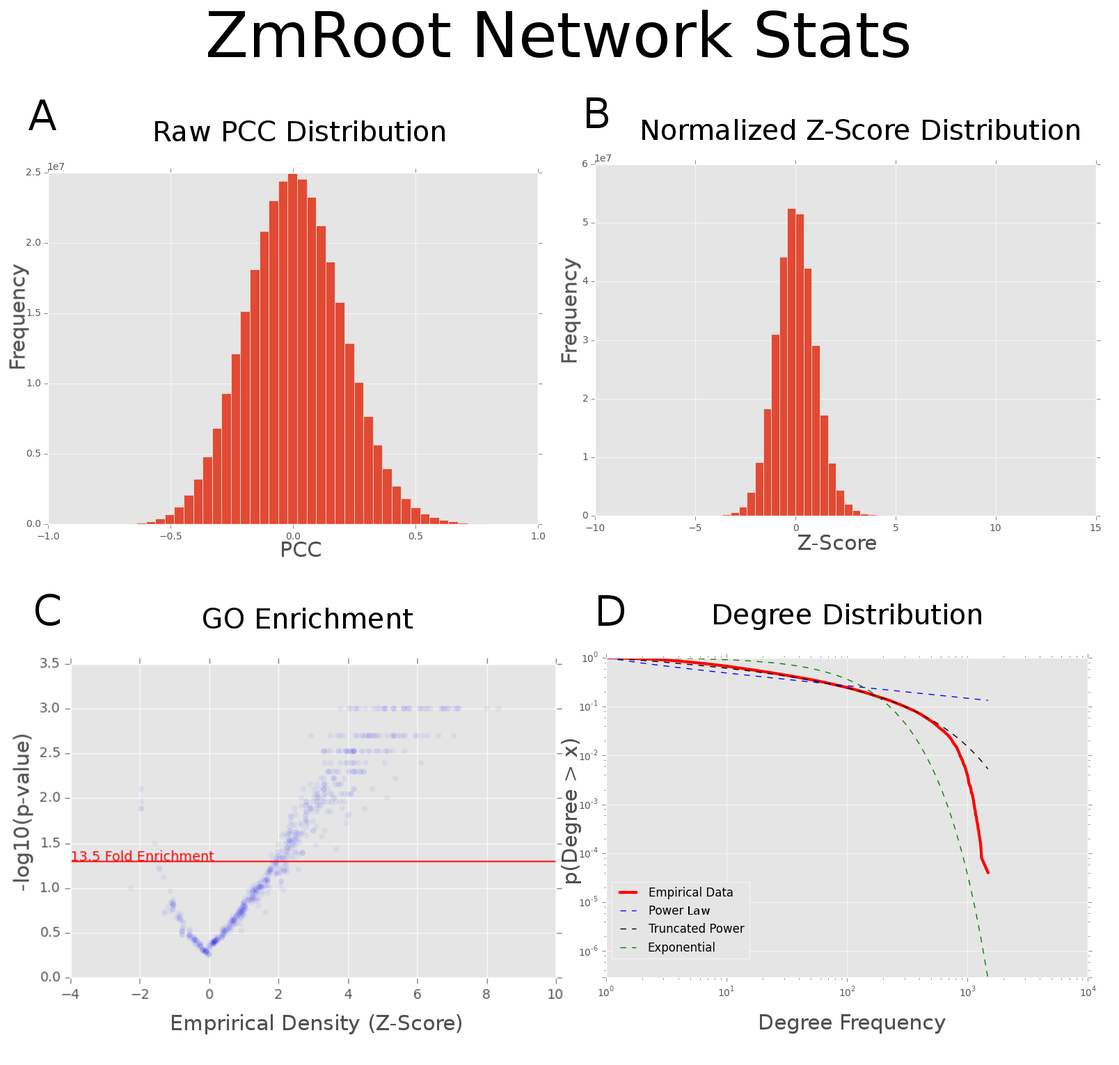
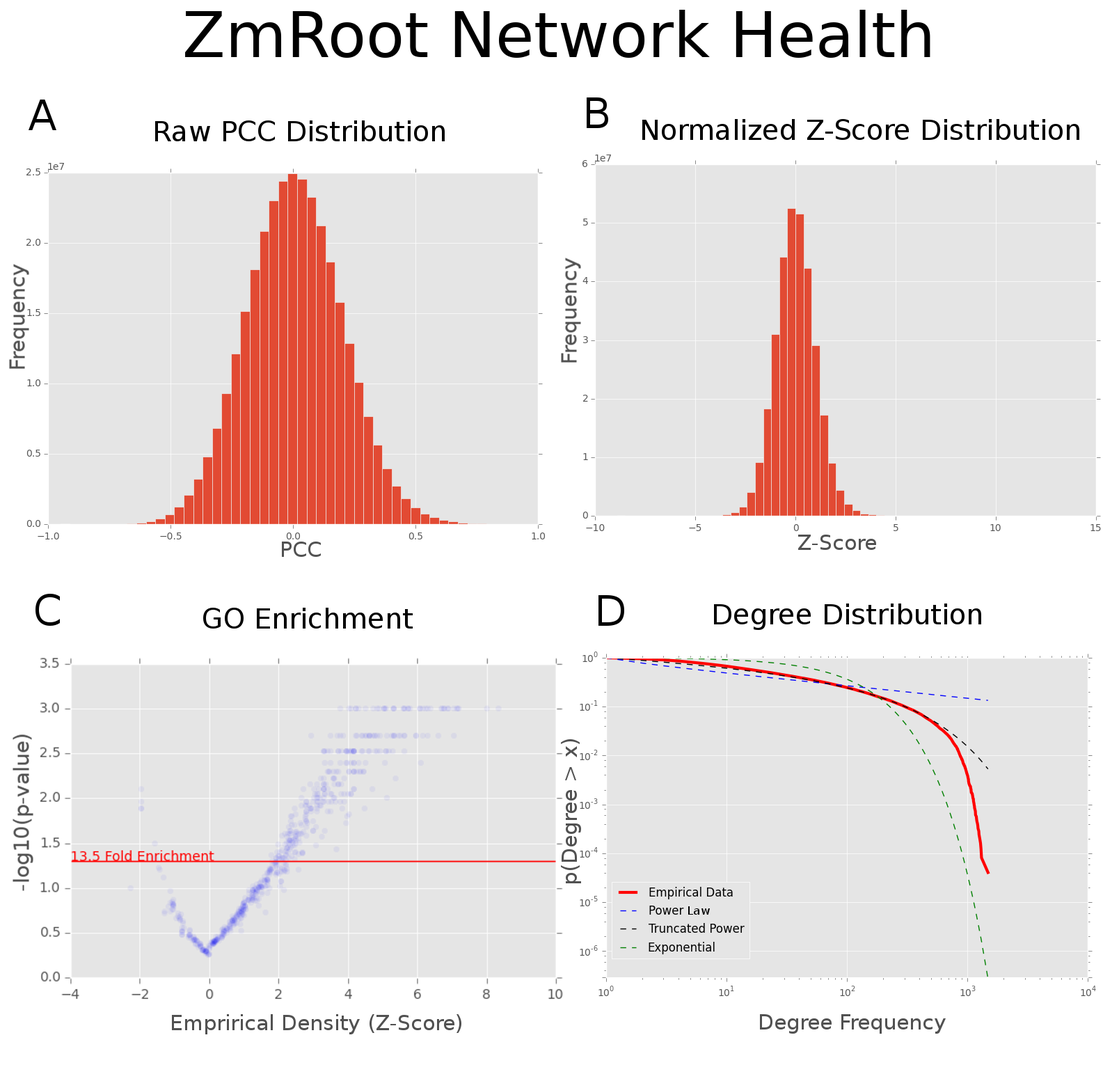
Two versions of the same layered image (1119×1065). Layer-by-layer changes:
renamed "ZmRoot Network Stats" to "ZmRoot Network Health", painted on it over (185, 9, 931, 58)
